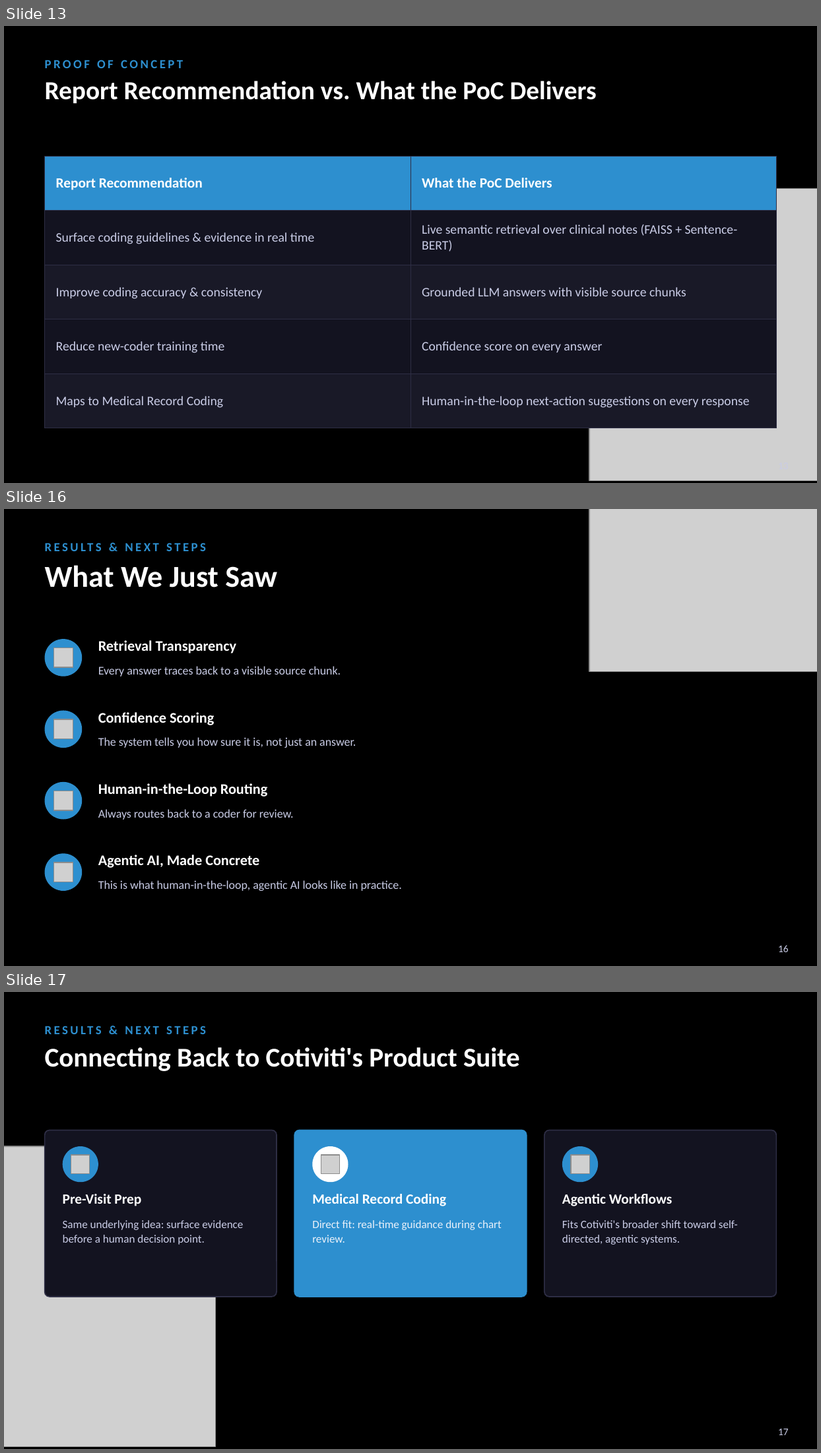
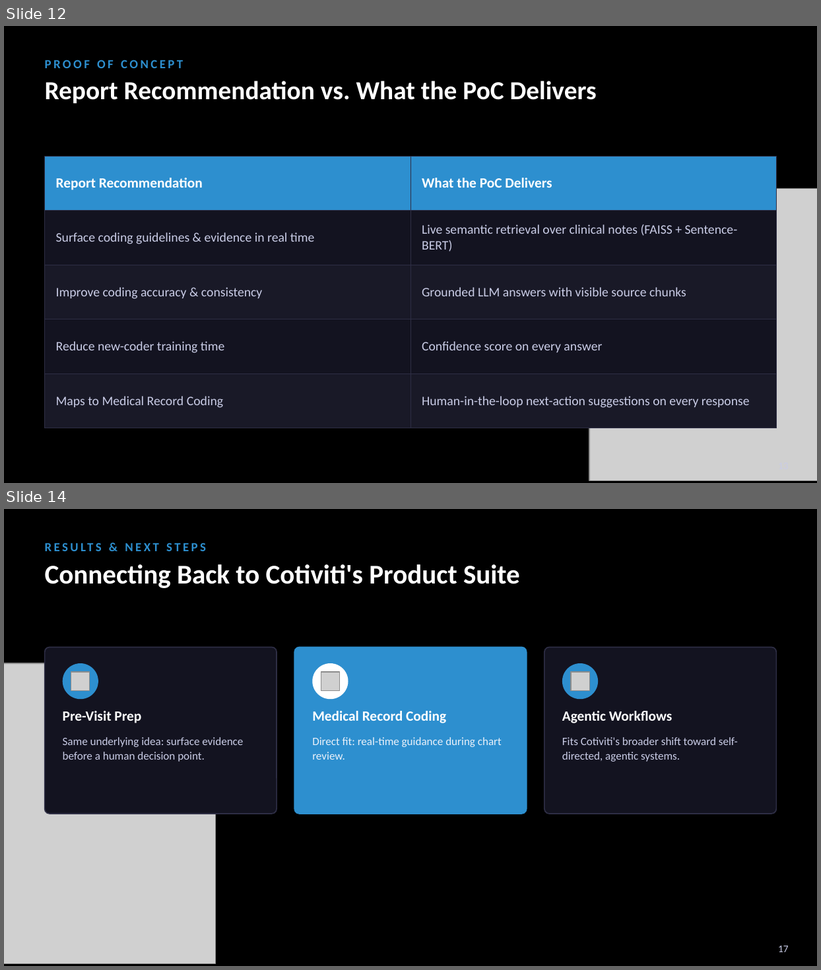
Before and after one commit to evierkim/cotiviti-intern-poc-agentic-rag, a slide deck: Cotiviti_PowerPoint.pptx. Shown one above the other, each under a label of ours: slides 13, 16 and 17 before the commit, slides 12 and 14 after it; the slides between them are not shown. The pictures are 821x1453 and 821x970 pixels, drawn with LibreOffice and Linux fonts; fonts in the diff are those of the drawing; grey boxes stand for pictures. Boxes give left, top, right and bottom in pixels: in the first picture for what was removed or moved away, otherwise in the second. Text is boxed around its words. In the diff, an @@ line names an element or a change of style, - is before the commit and + after.

```diff
--- a/Cotiviti_PowerPoint.pptx
+++ b/Cotiviti_PowerPoint.pptx
@@ slide 16 removed at [4,509,817,966], background #000000 @@
@@ picture removed at [589,509,817,671] @@
@@ text removed at [45,535,614,558] @@
-RESULTS & NEXT STEPS
@@ text removed at [45,565,277,588] @@
-What We Just Saw
@@ ellipse removed at [45,639,82,677] @@
@@ text removed at [98,640,236,654] @@
-Retrieval Transparency
@@ picture removed at [54,648,73,667] @@
@@ text removed at [98,666,341,677] @@
-Every answer traces back to a visible source chunk.
@@ ellipse removed at [45,711,82,748] @@
@@ picture removed at [54,720,73,739] @@
@@ text removed at [98,712,214,725] @@
-Confidence Scoring
@@ text removed at [98,737,356,748] @@
-The system tells you how sure it is, not just an answer.
@@ ellipse removed at [45,782,82,820] @@
@@ text removed at [98,784,267,797] @@
-Human-in-the-Loop Routing
@@ picture removed at [54,791,73,811] @@
@@ text removed at [98,809,294,820] @@
-Always routes back to a coder for review.
@@ ellipse removed at [45,854,82,891] @@
@@ picture removed at [54,863,73,882] @@
@@ text removed at [98,855,259,868] @@
-Agentic AI, Made Concrete
@@ text removed at [98,881,402,891] @@
-This is what human-in-the-loop, agentic AI looks like in practice.
@@ text removed at [778,945,789,953] @@
-16
@@ what was slide 13 is now slide 12 @@
@@ what was slide 17 is now slide 14 @@
```
Also in this commit, not shown: 14 slides changed, 3 other slides removed.
